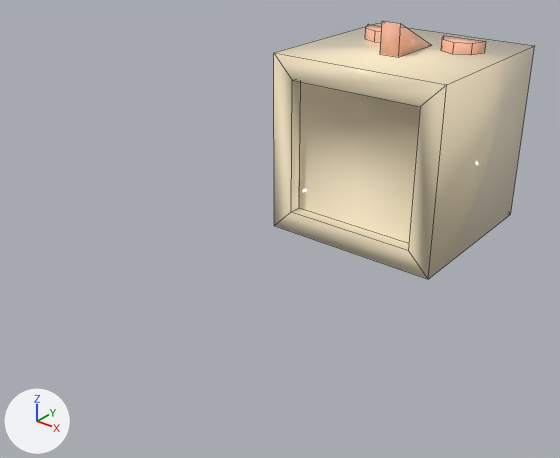
Before and after pictures for a commit that changed the FBX model Assets/Resources/Meshes/cube.fbx.
One viewpoint serves both versions: a 50 mm camera at (1.355, -1.401, 0.949) aimed at (-0.057, 0.364, -0.145). Arrows for +X, +Y and +Z are at lower left; the lights stay in place. Mesh edges are drawn as thin lines. Where no turn or scale is listed for an object, it has been applied to the vertices.

Names of what the first picture shows: 'face'.
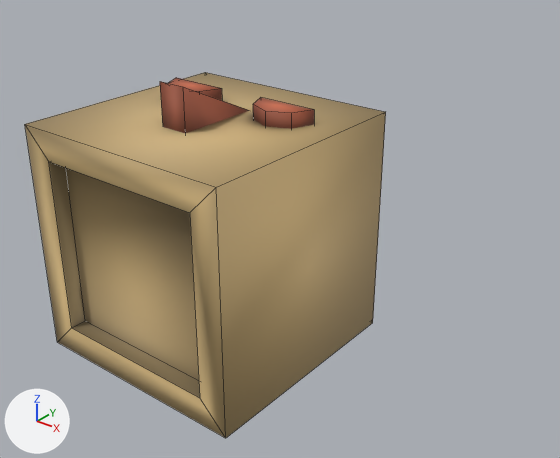
What differs and where, as boxes (x1, y1, x2, y2) in the pictures (560 x 458 px):
'face', reshaped, moved (38% wider, 42% taller)
    before: (274, 21, 535, 279)
    after: (25, 72, 386, 438)
part 1 of me_cube, cut back
    before: (365, 21, 486, 57)
    after: (160, 78, 314, 133)
part 2 of me_cube, recoloured
    before: (274, 23, 535, 279)
    after: (25, 72, 386, 438)

The change, as a diff of the scene's bpy script:
```diff
--- a/Assets/Resources/Meshes/cube.fbx.py
+++ b/Assets/Resources/Meshes/cube.fbx.py
@@ img_tex_cube_ao_png @@
+img_tex_cube_ao_png = load_image('tex_cube_ao.png', '../Textures/tex_cube_ao.png', 512, 512, 'sRGB')
@@ mat_mat_cube @@
+mat_mat_cube = principled_material('mat_cube')
+mat_mat_cube.texture = img_tex_cube_ao_png
+mat_mat_cube.roughness = 0.69
@@ me_cube @@
 # used by ob_face; location = (0.0, 1.0, 0.0)
-me_cube.from_pydata(...)  # 76 vertices, 56 faces; spans x -0.33..0.33, y -0.33..0.33, z -0.441..0.441
-me_cube.materials.append(mat_eye_001)  # beige #ffc0a4
+me_cube.from_pydata(...)  # 76 vertices, 54 faces; spans x -0.33..0.33, y -0.33..0.33, z -0.448..0.447
+# me_cube part 1
+# 1 face is deleted
+# 26 vertices move from x -0.237..0.237, y -0.116..0.121, z 0.328..0.441 to x -0.245..0.245, y -0.128..0.128, z 0.323..0.447
+# me_cube part 2: 25 faces spanning x -0.33..0.33, y -0.33..0.33, z -0.33..0.447 switch from mat_body_001 (beige #ffefcc) to mat_mat_cube (picture img_tex_cube_ao_png)
@@ ob_face @@
 ob_face = bpy.data.objects.new('face', me_cube)
-ob_face.location = (0.0, 1.0, 0.0)
+ob_face.location = (0.0, 0.0, 0.0)
```
